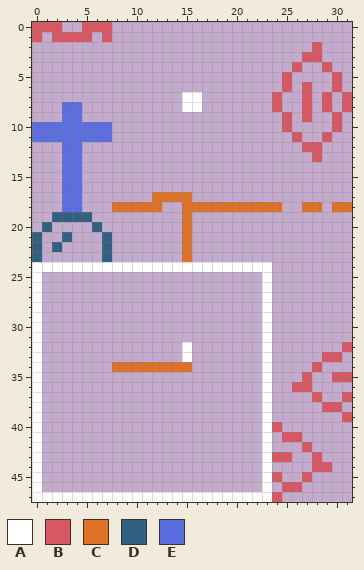
One commit to this pixel-art file: assets/Tileset.aseprite. The first picture shows the starting point.
32x48 pixels, 1 frame.
Palette (. is transparent): A #ffffff  B #d95763  C #df7126  D #306082  E #5b6ee1
Pixels before, first column x 0:
 0 BBB..BBB........................
 1 B.BBBB.B........................
 2 ............................B...
 3 ...........................BB...
 4 ..........................B..B..
 5 .........................B....B.
 6 .........................B.B..B.
 7 ...............AA.......B..B.B.B
 8 ...EE..........AA.......B..B.B.B
 9 ...EE....................B.B..B.
10 EEEEEEEE.................B....B.
11 EEEEEEEE..................B..B..
12 ...EE......................BB...
13 ...EE.......................B...
14 ...EE...........................
15 ...EE...........................
16 ...EE...........................
17 ...EE.......CCCC................
18 ...EE...CCCCC..CCCCCCCCCC..CC.CC
19 ..DDDD.........C................
20 .D....D........C................
21 D..D...D.......C................
22 D.D....D.......C................
23 D......D.......C................
24 AAAAAAAAAAAAAAAAAAAAAAAA........
25 A......................A........
26 A......................A........
27 A......................A........
28 A......................A........
29 A......................A........
30 A......................A........
31 A......................A........
32 A..............A.......A.......B
33 A..............A.......A.....BB.
34 A.......CCCCCCCC.......A....B...
35 A......................A...B..BB
36 A......................A..BB....
37 A......................A....B..B
38 A......................A.....BB.
39 A......................A.......B
40 A......................AB.......
41 A......................A.BB.....
42 A......................A...B....
43 A......................ABB..B...
44 A......................A....BB..
45 A......................AB..B....
46 A......................A.BB.....
47 AAAAAAAAAAAAAAAAAAAAAAAAB.......
The same view after the edit:
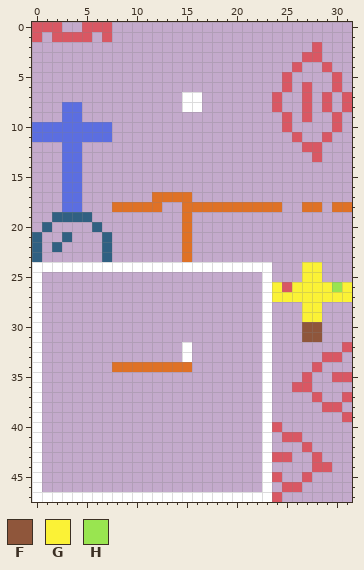
Colours new in this view: F #8f563b  G #fbf236  H #99e550
Diff:
Changed rows in their new state; - is an unchanged pixel.
first column x 24:
24 ---GG---
25 ---GG---
26 GBGGGGHG
27 GGGGGGGG
28 ---GG---
29 ---GG---
30 ---FF---
31 ---FF---
